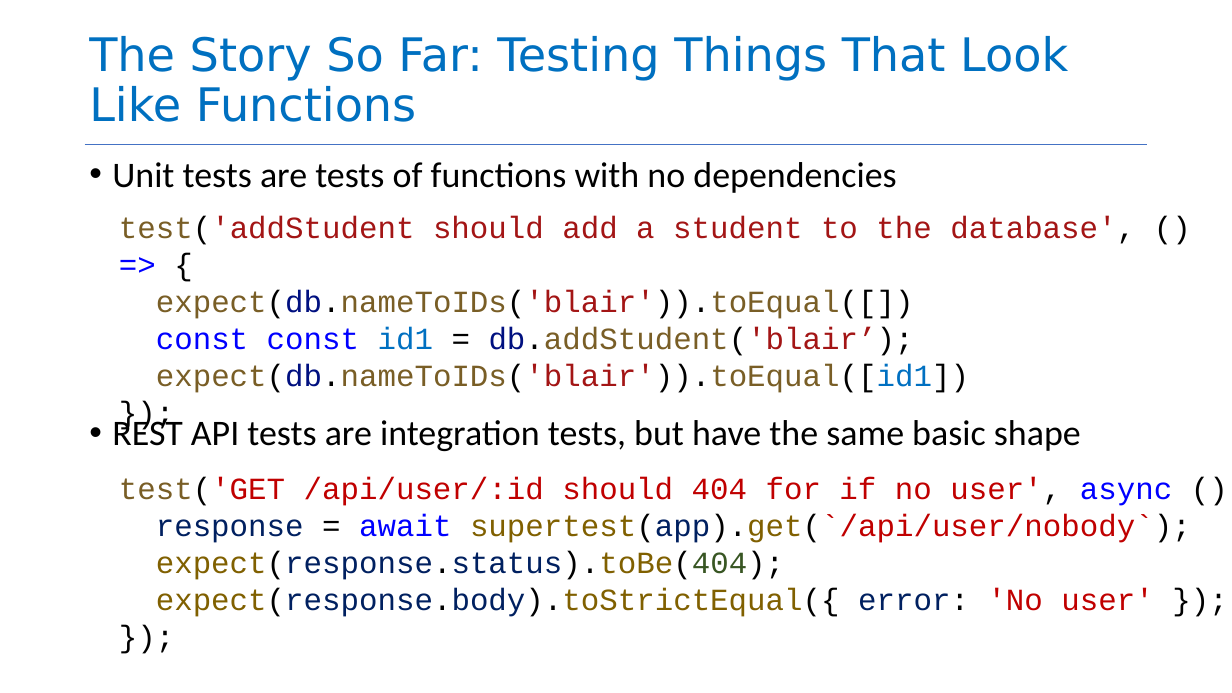
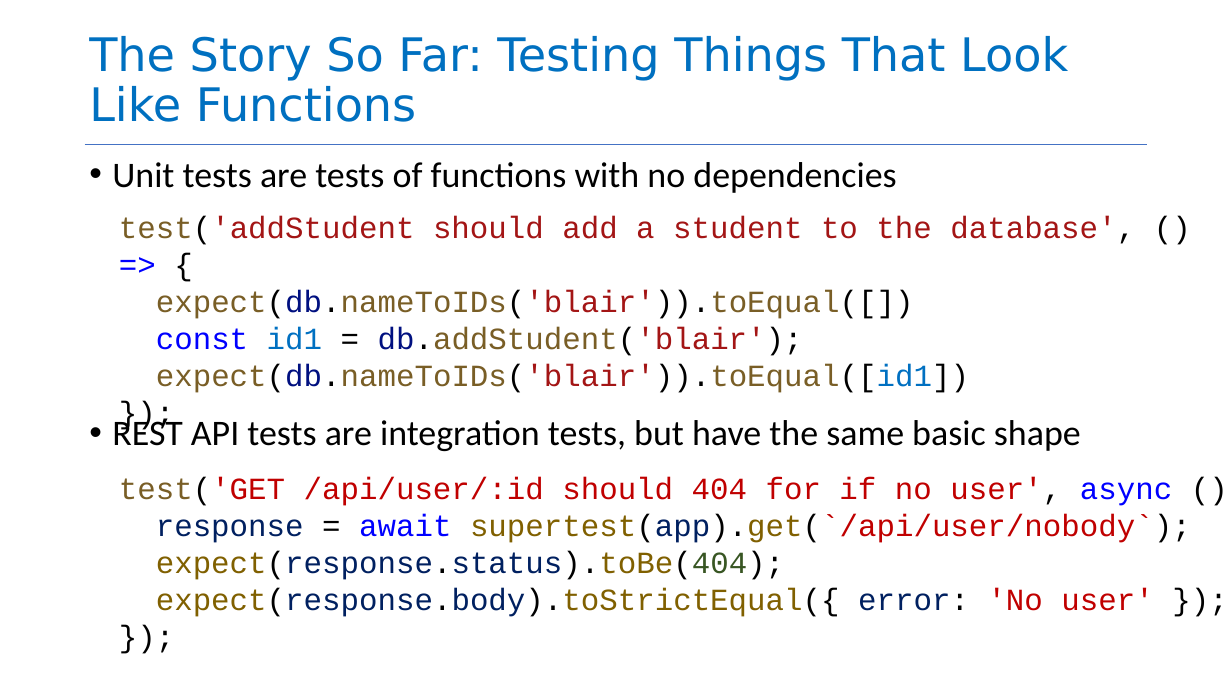
Before and after one commit to neu-se/CS4530-Spring-2026, a slide deck: slide 4 of Slides/Module 10 Testing Larger Things.pptx. Drawn at 1232x693 pixels with LibreOffice and Linux fonts; fonts in the diff are those of the drawing. Boxes give left, top, right and bottom in pixels: in the first picture for what was removed or moved away, otherwise in the second. Text is boxed around its words. In the diff, an @@ line names an element or a change of style, - is before the commit and + after.

```diff
--- a/Slides/Module 10 Testing Larger Things.pptx
+++ b/Slides/Module 10 Testing Larger Things.pptx
@@ text at <box>156,327,803,356</box>: text changed; text colour #0000FF to #795E26 @@
-const const id1 = db.addStudent('blair’);
+const id1 = db.addStudent('blair');
```
Also in this commit, not shown: 2 other slides changed, 3 other files.
